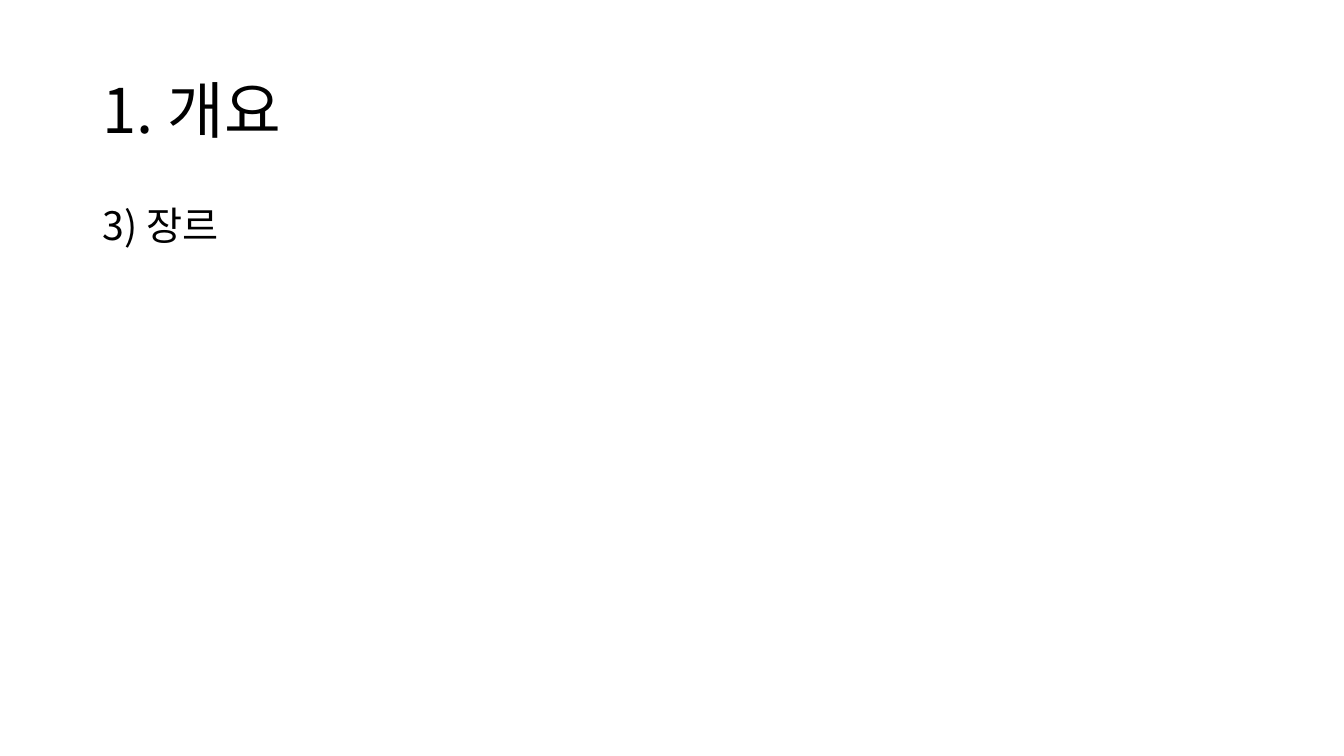
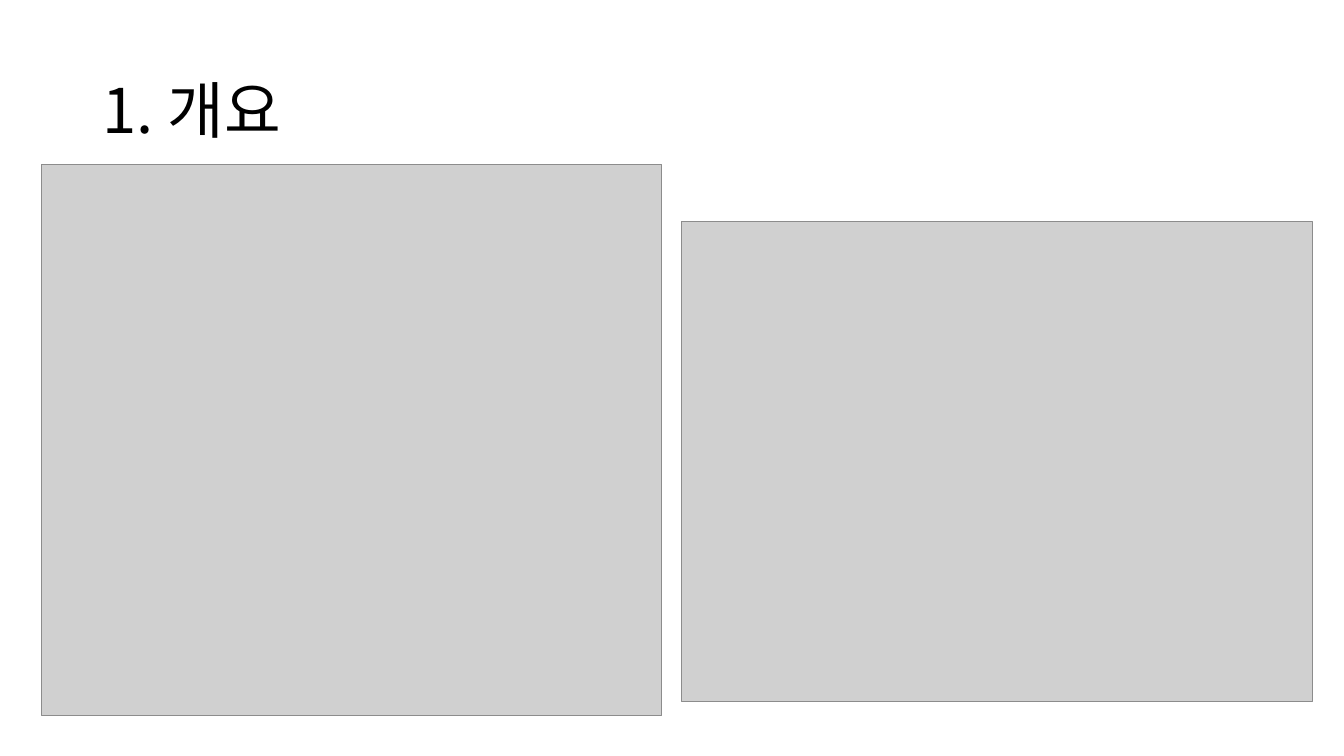
Before and after one commit to Mained606/SpaceShipLooting_VR, a slide deck: slide 4 of 진행/게임PPT/SpaceShip.pptx (slide 5 before the commit). Drawn at 1344x756 pixels with LibreOffice and Linux fonts; fonts in the diff are those of the drawing; grey boxes stand for pictures. Boxes give left, top, right and bottom in pixels: in the first picture for what was removed or moved away, otherwise in the second. Text is boxed around its words. In the diff, an @@ line names an element or a change of style, - is before the commit and + after.

```diff
--- a/진행/게임PPT/SpaceShip.pptx
+++ b/진행/게임PPT/SpaceShip.pptx
@@ picture added at (x1=41, y1=164, x2=662, y2=716) @@
@@ text removed at (x1=102, y1=207, x2=218, y2=248) @@
-3) 장르
@@ picture added at (x1=683, y1=222, x2=1313, y2=702) @@
```
Also in this commit, not shown: 8 other slides changed, 1 slide removed, 8 other files.
